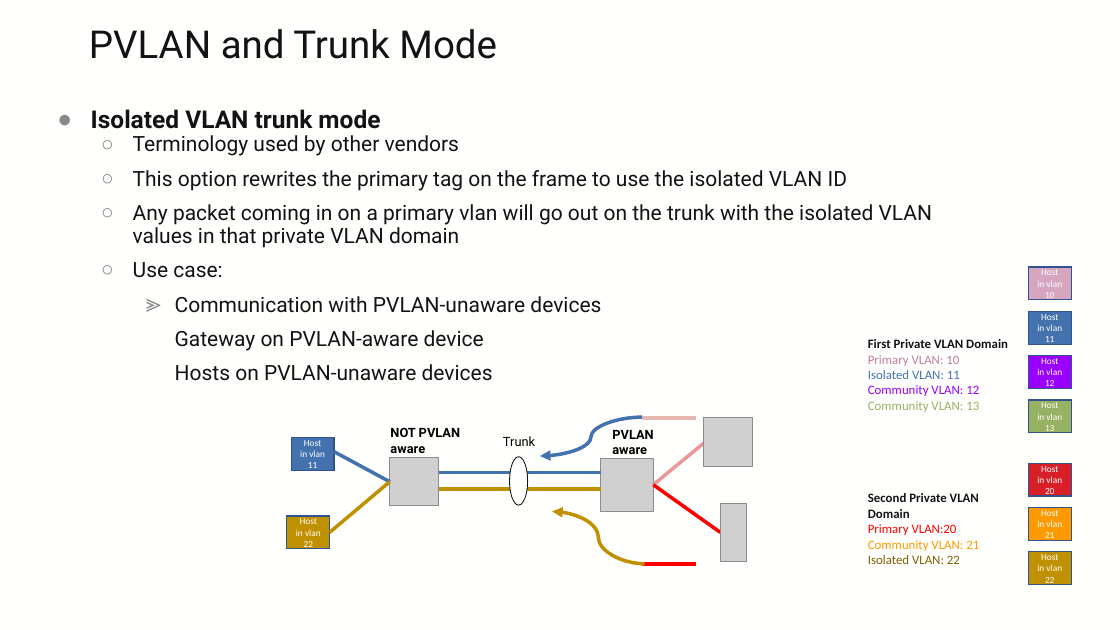
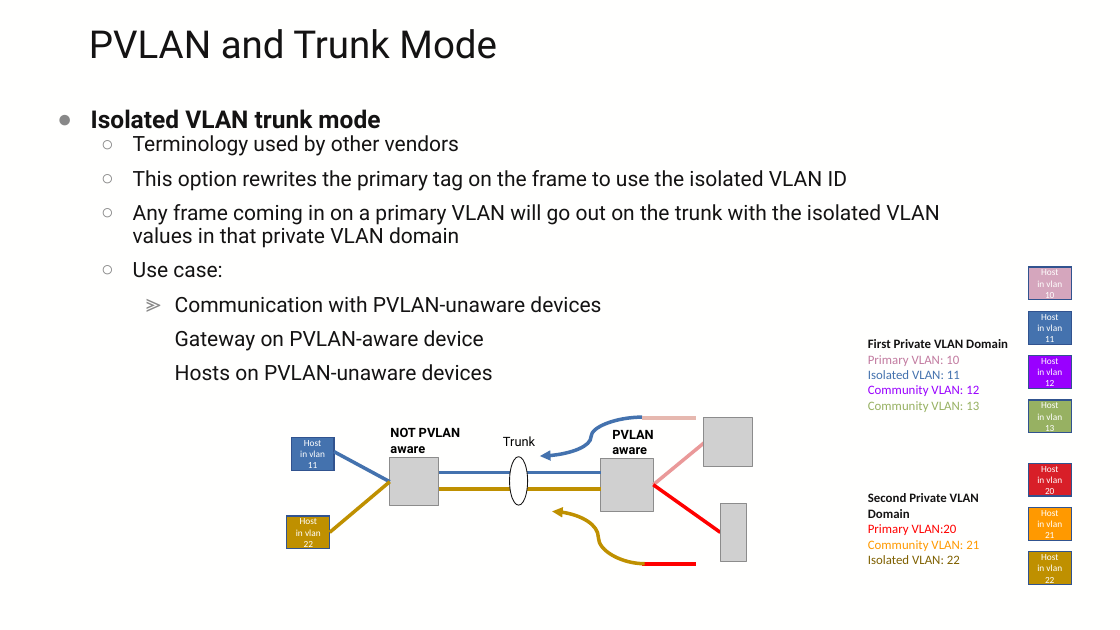
Before and after one commit to ksator/pvlan_evpn_vxlan, a slide deck: slide 14 of PVLAN_EVPN_VXLAN.pptx (slide 13 before the commit). Drawn at 1120x630 pixels with LibreOffice and Linux fonts; fonts in the diff are those of the drawing; grey boxes stand for pictures; background and template pictures are left out. Boxes give left, top, right and bottom in pixels: in the first picture for what was removed or moved away, otherwise in the second. Text is boxed around its words. In the diff, an @@ line names an element or a change of style, - is before the commit and + after.

```diff
--- a/PVLAN_EVPN_VXLAN.pptx
+++ b/PVLAN_EVPN_VXLAN.pptx
@@ text at box(133, 204, 940, 248): text changed @@
-  ○ Any packet coming in on a primary vlan will go out on the trunk with the isolated VLAN values in that private VLAN domain
+  ○ Any frame coming in on a primary VLAN will go out on the trunk with the isolated VLAN values in that private VLAN domain
```
Also in this commit, not shown: 11 other slides changed, 1 slide added.
